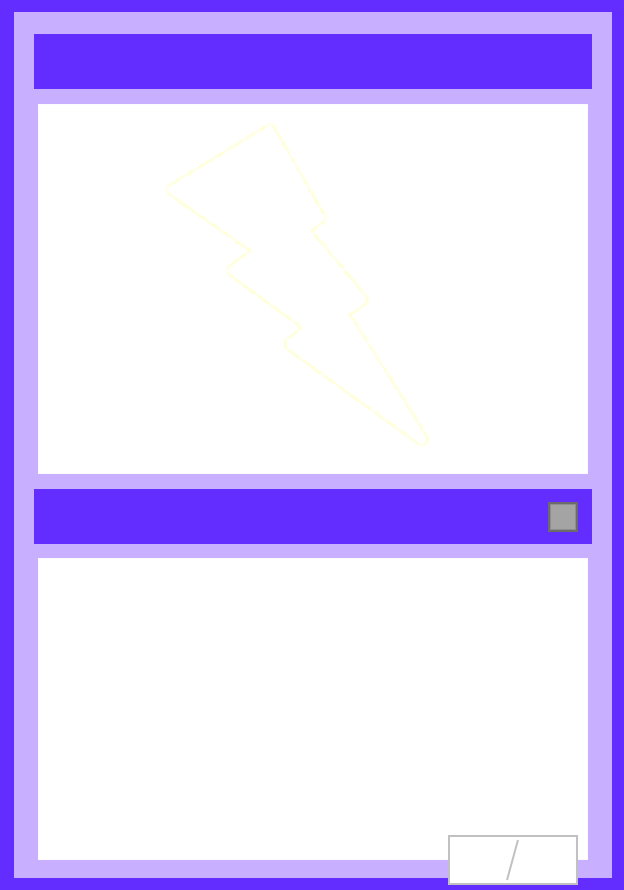
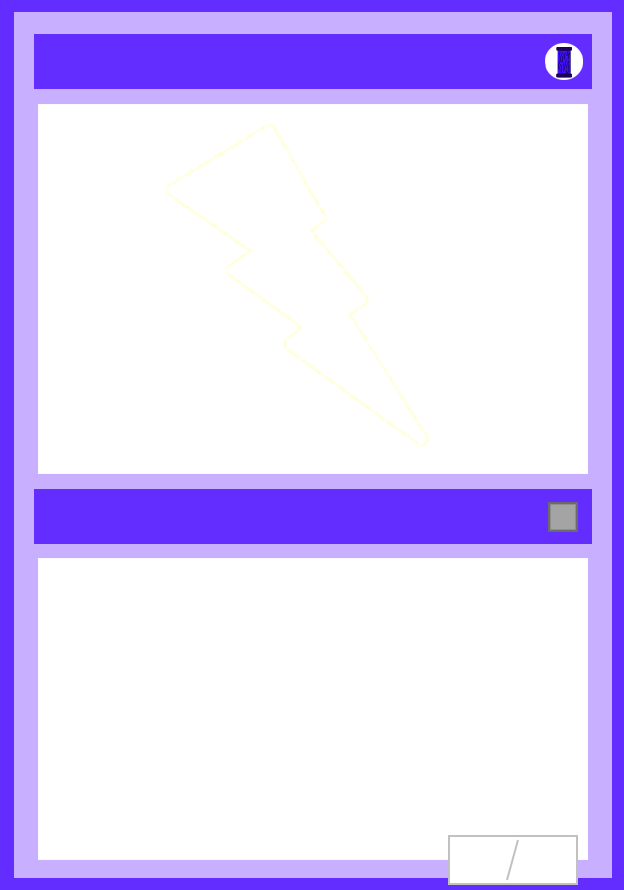
Layers edited between the first and the second (624, 890) image:
added layer "Capa 1" above "Stats" over [544, 43, 583, 80]
